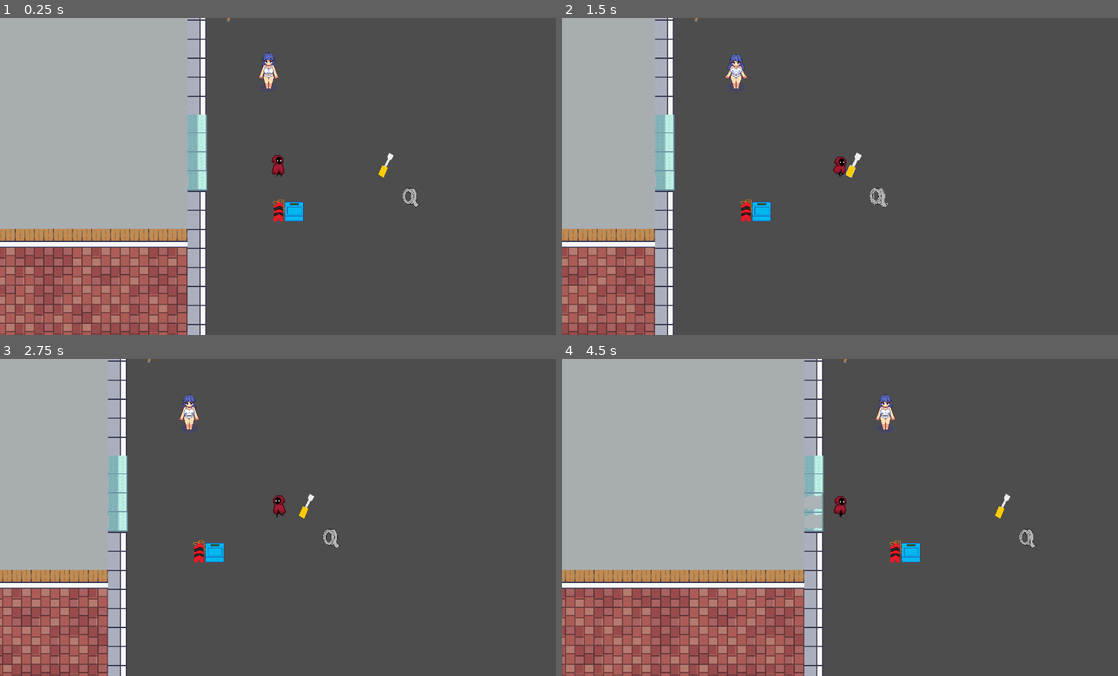
Above: before the commit, frames 1-4 (two rows, left to right).
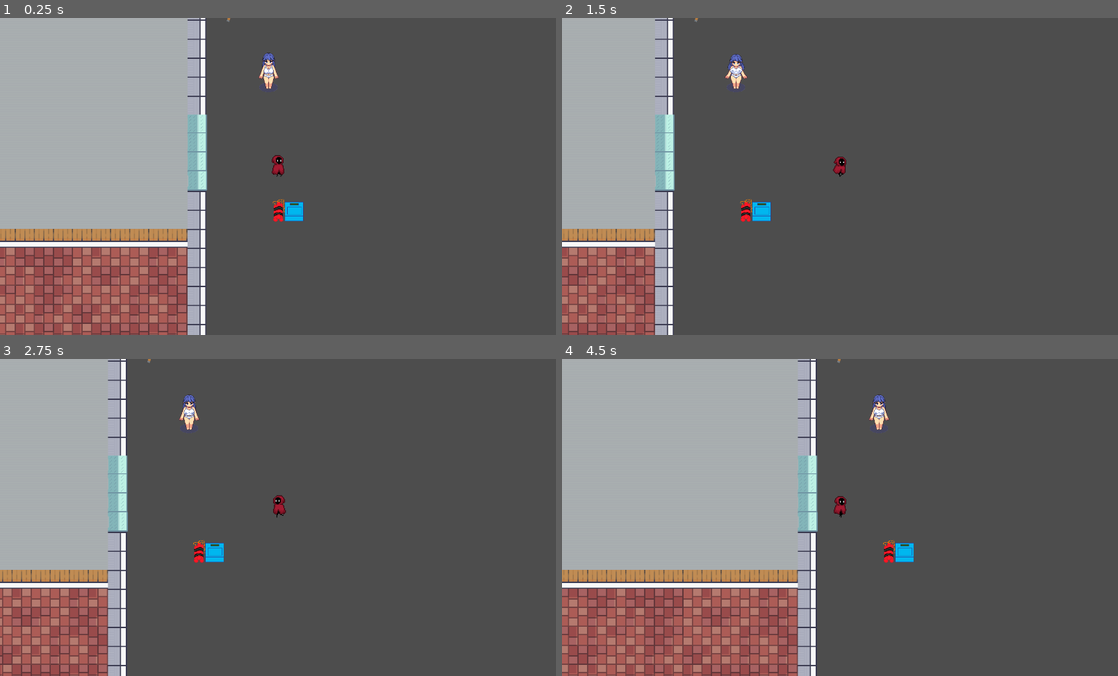
Above: after the commit, the same moments.

Repository: BrainFartScientist/bomb-game
Game: Godot game, scene res://scenes/level_01.tscn
Same seed, same stepped clock (60 frames per second), same inputs: the game is played once before the commit and once after it. This scene is started directly instead of the project's main scene.
Inputs (mouse positions are in pixels of both pictures, inside the frame that each line leads up to):
- Up to frame 1 (0.25 s): no input
- Up to frame 2 (1.5 s): tap Enter (ui_accept) at 0.5 s; move the mouse to (812, 239) at 0.52 s; hold F (chat) 0.53-1.28 s; hold D (move_right) from 0.53 s (still down); click (812, 239) at 0.67 s; tap Space (jump) at 0.77 s; tap E (use_item, bound only after the commit) at 0.8, 1.35 s; move the mouse to (1006, 224) at 1.27 s
- Up to frame 3 (2.75 s): tap Space (jump) at 1.52 s; tap F (chat) at 1.55 s; move the mouse to (111, 469) at 2.02 s; release D (move_right) at 2.03 s; hold A (move_left) from 2.03 s (still down); hold F (chat) from 2.03 s (still down); tap E (use_item, bound only after the commit) at 2.3 s
- Up to frame 4 (4.5 s): move the mouse to (867, 517) at 2.77 s; release F (chat) at 2.78 s; click (867, 517) at 2.85 s; tap Space (jump) at 3.02, 3.77 s; tap F (chat) at 3.05, 4.35 s; move the mouse to (756, 438) at 3.52 s; tap E (use_item, bound only after the commit) at 3.6 s; move the mouse to (962, 501) at 4.27 s; release A (move_left) at 4.28 s; hold D (move_right) from 4.28 s (still down)

The runs differ from the first frame. In frame 1, 0.2% of the frame differs, in the area x 68-76%, y 42-60%; in frame 2, 0.2%; in frame 3, 0.2%; in frame 4, 10%, in the area x 0-86%, y 0-100%.

Commit message:
windows sind kaputtmachbar dings

Diff:
--- a/project.godot
+++ b/project.godot
@@ -14,6 +14,7 @@
 run/main_scene="res://scenes/game.tscn"
 config/features=PackedStringArray("4.3", "Forward Plus")
 config/icon="res://icon.svg"
+<<<<<<<HEADrun/main_scene="res://bomb.tscn"
 
 [display]
 
@@ -61,6 +62,11 @@
 "events": [Object(InputEventMouseButton,"resource_local_to_scene":false,"resource_name":"","device":-1,"window_id":0,"a …(253 unchanged characters)…
 ]
 }
+use_item={
+"deadzone": 0.5,
+"events": [null, Object(InputEventKey,"resource_local_to_scene":false,"resource_name":"","device":-1,"window_id":0,"alt_pressed":false,"shift_pressed":false,"ctrl_pressed":false,"meta_pressed":false,"pressed":false,"keycode":0,"physical_keycode":69,"key_label":0,"unicode":101,"location":0,"echo":false,"script":null)
+]
+}
 
 [layer_names]
 
--- a/scenes/level.tscn
+++ b/scenes/level.tscn
@@ -6,10 +6,9 @@
 [ext_resource type="PackedScene" uid="uid://cknfqe3di5lqi" path="res://scenes/tools/hammer.tscn" id="3_7fmch"]
 [ext_resource type="PackedScene" uid="uid://y8atnhog85c4" path="res://scenes/npcs/npc_01.tscn" id="4_tk0dy"]
 [ext_resource type="PackedScene" uid="uid://b7rqkmih4nqjp" path="res://scenes/player.tscn" id="5_2rqd1"]
+[ext_resource type="Script" path="res://scripts/npc_roaming.gd" id="5_a2u4c"]
 [ext_resource type="PackedScene" uid="uid://dty25t77687gl" path="res://scenes/window.tscn" id="5_c15bm"]
-[ext_resource type="Script" path="res://scripts/npc_roaming.gd" id="5_a2u4c"]
 [ext_resource type="PackedScene" uid="uid://bokajgctmqvq3" path="res://scenes/bombs/bomb_01_overworld.tscn" id="6_k1dbt"]
-[ext_resource type="PackedScene" uid="uid://cwq75mpb28ixg" path="res://scenes/tools/item.tscn" id="8_clihd"]
 
 [sub_resource type="TileSetAtlasSource" id="TileSetAtlasSource_gbuud"]
 texture = ExtResource("1_ac0sr")
@@ -1478,6 +1477,7 @@
 "
 
 [node name="Level" type="Node2D"]
+y_sort_enabled = true
 position = Vector2(12, -72)
 script = ExtResource("1_lv1my")
 
@@ -1531,11 +1531,31 @@
 [node name="Bomb01Overworld" parent="." instance=ExtResource("6_k1dbt")]
 position = Vector2(2832, 1022)
 
-[node name="ducttape" parent="." instance=ExtResource("8_clihd")]
+[node name="ducttape" parent="."]
+_import_path = NodePath("")
+unique_name_in_owner = false
+process_mode = 0
+process_priority = 0
+process_physics_priority = 0
+process_thread_group = 0
+physics_interpolation_mode = 0
+auto_translate_mode = 0
+editor_description = ""
 position = Vector2(3141, 956)
 scale = Vector2(0.6, 0.6)
 tool = "ducttape"
-
-[node name="screwdriver" parent="." instance=ExtResource("8_clihd")]
+script = null
+
+[node name="screwdriver" parent="."]
+_import_path = NodePath("")
+unique_name_in_owner = false
+process_mode = 0
+process_priority = 0
+process_physics_priority = 0
+process_thread_group = 0
+physics_interpolation_mode = 0
+auto_translate_mode = 0
+editor_description = ""
 position = Vector2(3080, 874)
 scale = Vector2(0.6, 0.6)
+script = null
--- a/scenes/window.gd
+++ b/scenes/window.gd
@@ -2,9 +2,11 @@
 @onready var window_sprite: Sprite2D = $WindowSprite
 @onready var collisionsquare: CollisionShape2D = $CollisionArea/Collisionsquare
 @onready var collision_area: Area2D = $CollisionArea
+@onready var static_body_2d: StaticBody2D = $StaticBody2D
+
+var has_outline : bool
 
 
-var player_in_range = false;
 var sprite
 
 func _ready() -> void:
@@ -12,16 +14,17 @@
 
 func _on_interaction_area_body_entered(body: Node2D) -> void:
 	if body.name == "Player":
-		sprite.material.set("shader_param/hasOutline", true)
-		player_in_range = true
-
+		body.add_interactive_element(self)
 
 func _on_interaction_area_body_exited(body: Node2D) -> void:
 	if body.name == "Player":
-		sprite.material.set("shader_param/hasOutline", false)
-		player_in_range = false
+		body.remove_interactive_element(self)
+		set_outline(false)
 
-func _process(delta):
-	if Input.is_action_just_pressed("chat") and player_in_range:
+func interact(player: Node):
 		window_sprite.hide()
-		#collision_area.set_disabled(true)
+		queue_free()
+
+func set_outline(has_outline: bool):
+	self.has_outline = has_outline
+	sprite.material.set("shader_param/hasOutline", self.has_outline)
--- a/scenes/window.tscn
+++ b/scenes/window.tscn
@@ -29,8 +29,18 @@
 shape = SubResource("CircleShape2D_jbsbe")
 
 [node name="CollisionArea" type="Area2D" parent="."]
+visible = false
+collision_layer = 255
+collision_mask = 255
 
 [node name="Collisionsquare" type="CollisionShape2D" parent="CollisionArea"]
+visible = false
+position = Vector2(-1.5, 0)
+shape = SubResource("RectangleShape2D_x6vjh")
+
+[node name="StaticBody2D" type="StaticBody2D" parent="."]
+
+[node name="Collisionsquare" type="CollisionShape2D" parent="StaticBody2D"]
 position = Vector2(-1.5, 0)
 shape = SubResource("RectangleShape2D_x6vjh")
 
--- a/scripts/player.gd
+++ b/scripts/player.gd
@@ -22,6 +22,7 @@
 			nearest_length = position.distance_to(element.position)
 
 	if nearerst_node != null:
+
 		if nearerst_node.has_method("set_outline"):
 			nearerst_node.set_outline(true)
 		if Input.is_action_just_pressed("use_item") and nearerst_node.has_method("interact"):
Not shown: 1 places in scenes/level.tscn that only renumber resources
